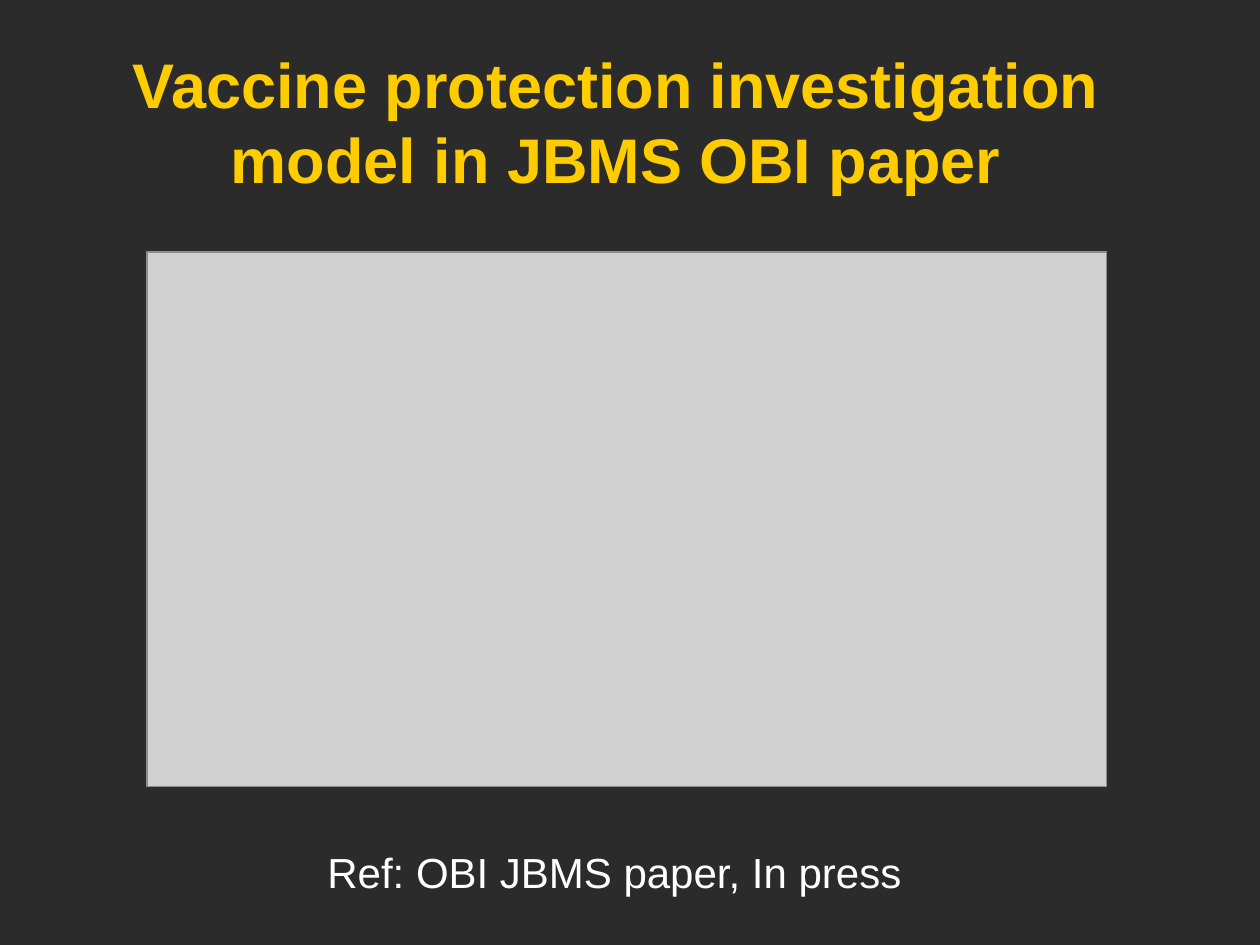
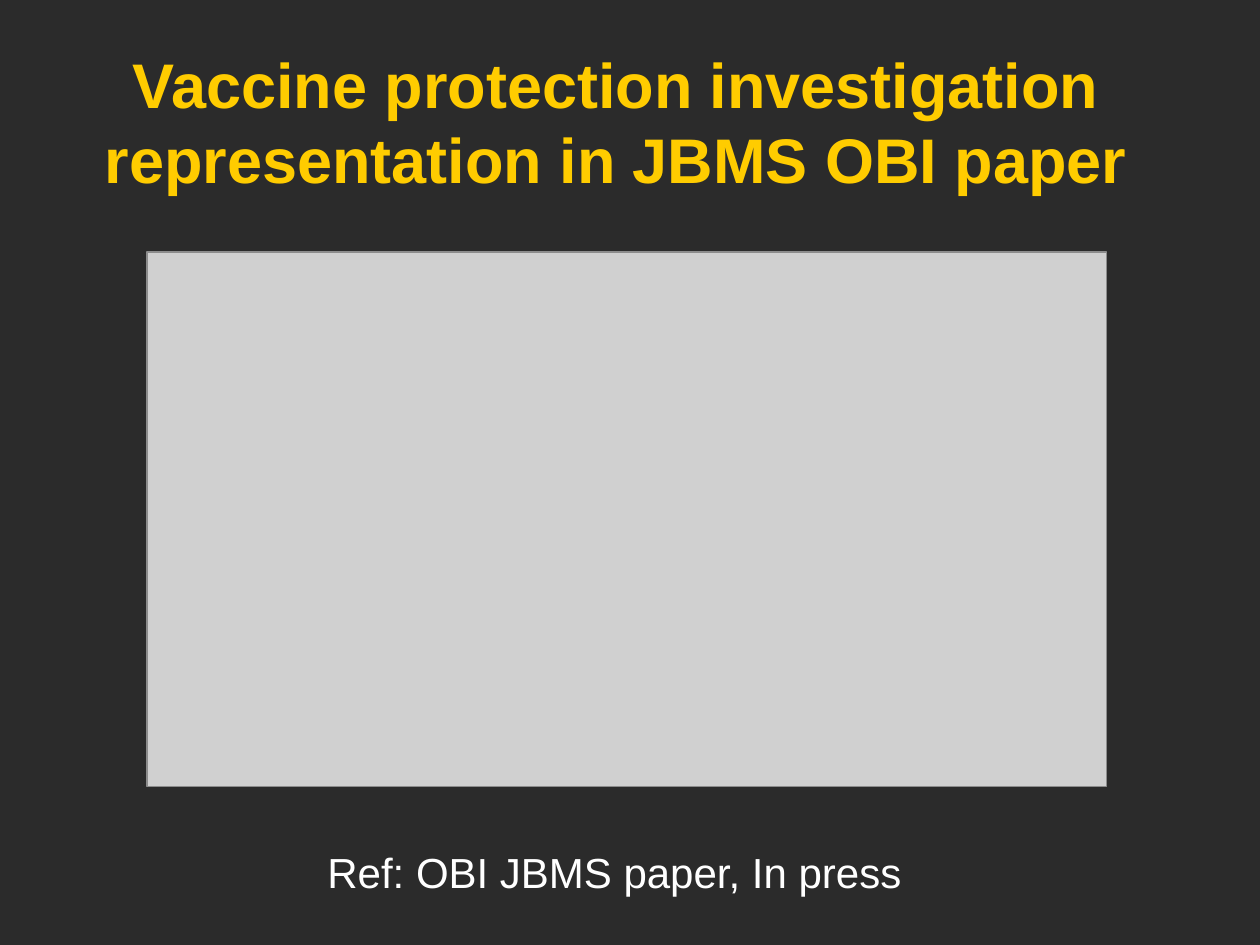
Before and after one commit to obi-ontology/obi-legacy-svn, a slide deck: slide 3 of trunk/docs/developer/use cases/Vaccine_usercase_Vancouver2010.ppt. Drawn at 1260x945 pixels with LibreOffice and Linux fonts; fonts in the diff are those of the drawing; grey boxes stand for pictures; background and template pictures are left out; a plain dark background stands for a picture behind light text. Boxes give left, top, right and bottom in pixels: in the first picture for what was removed or moved away, otherwise in the second. Text is boxed around its words. In the diff, an @@ line names an element or a change of style, - is before the commit and + after.

```diff
--- a/trunk/docs/developer/use cases/Vaccine_usercase_Vancouver2010.ppt
+++ b/trunk/docs/developer/use cases/Vaccine_usercase_Vancouver2010.ppt
@@ title at [105, 62, 1126, 195]: text changed @@
-Vaccine protection investigation
-model in JBMS OBI paper
+Vaccine protection investigation
+representation in JBMS OBI paper
```
Also in this commit, not shown: 16 other slides changed.
